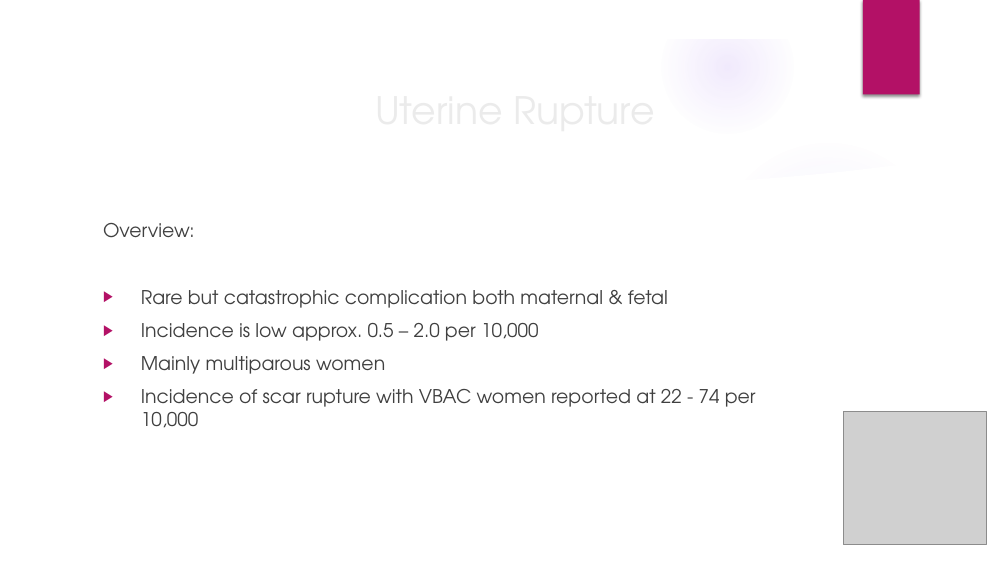
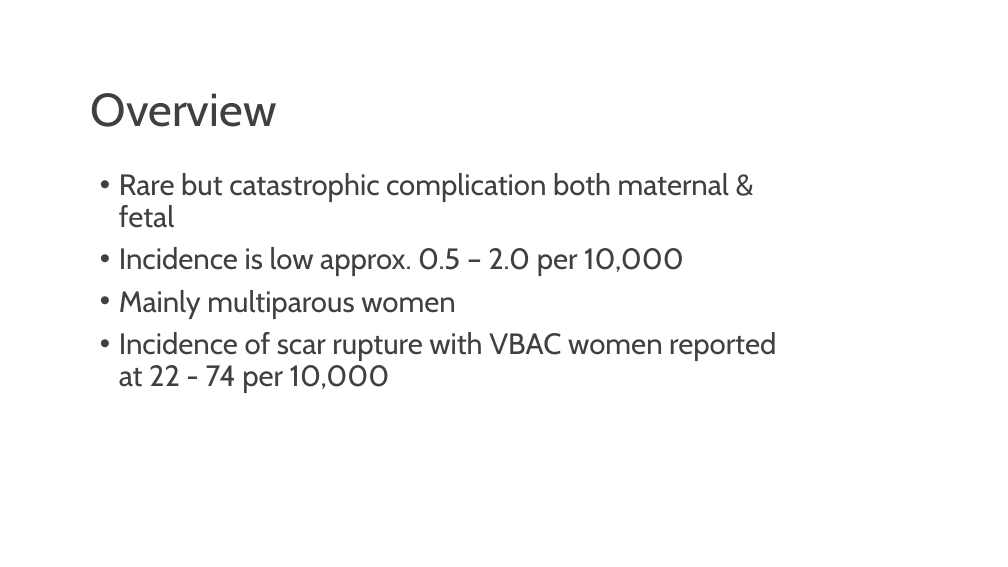
Before and after one commit to matt-thorpe87/mep, a slide deck: slide 3 of docs/assets/presentations/uterine-rupture.pptx. Drawn at 1008x567 pixels with LibreOffice and Linux fonts; fonts in the diff are those of the drawing; grey boxes stand for pictures; background and template pictures are left out. Boxes give left, top, right and bottom in pixels: in the first picture for what was removed or moved away, otherwise in the second. Text is boxed around its words. In the diff, an @@ line names an element or a change of style, - is before the commit and + after.

```diff
--- a/docs/assets/presentations/uterine-rupture.pptx
+++ b/docs/assets/presentations/uterine-rupture.pptx
@@ group removed at box(0, 0, 1008, 567): 4 ellipses, 3 freeform shapes @@
@@ rectangle removed at box(863, 0, 920, 95) @@
@@ title added at box(91, 93, 277, 127), 44 pt, text #404040 @@
+Overview
@@ text "Rare but catastrophic complication both ...": place and size @@
-text "Rare but catastrophic complication both ..." at box(103, 223, 756, 428)
+text "Rare but catastrophic complication both ..." at box(119, 173, 776, 393)
@@ text "Rare but catastrophic complication both ..." at box(119, 173, 776, 393): size 18 to 28 pt, font TeX Gyre Adventor to Cabin; bullet ▶ to •; line spacing 1 to 0.9 @@
@@ text at box(103, 223, 195, 238): paragraph removed @@
-Overview:
@@ title removed at box(306, 389, 371, 407) @@
-Uterine Rupture
@@ picture removed at box(843, 412, 987, 545) @@
```
Also in this commit, not shown: 13 other slides changed, 3 other files.
